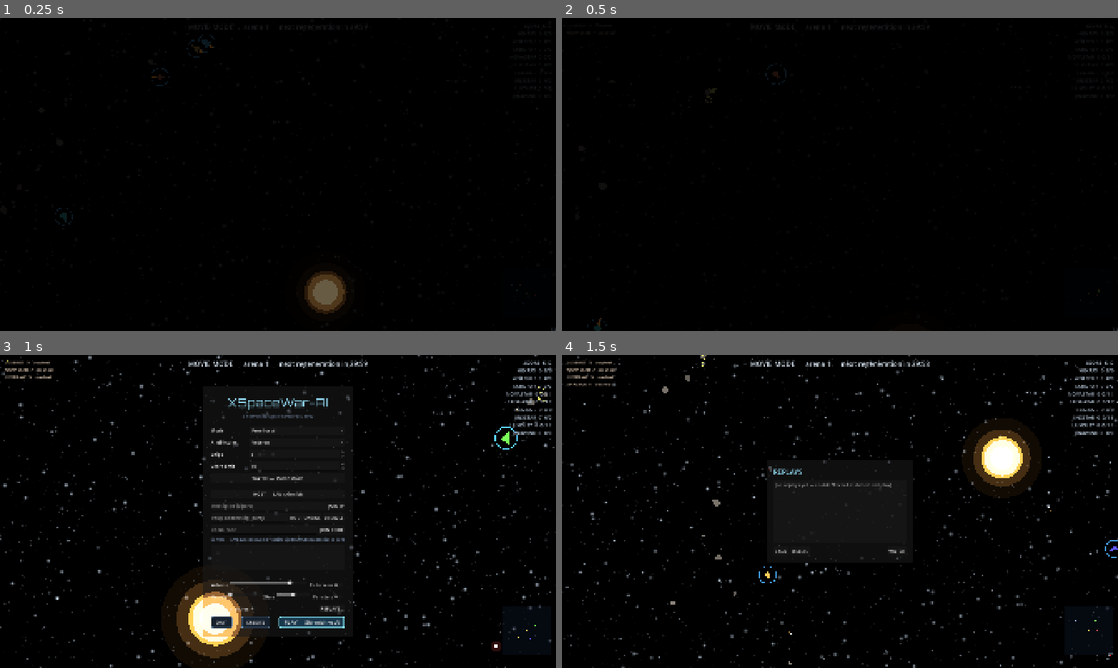
Above: before the commit, frames 1-4 (two rows, left to right).
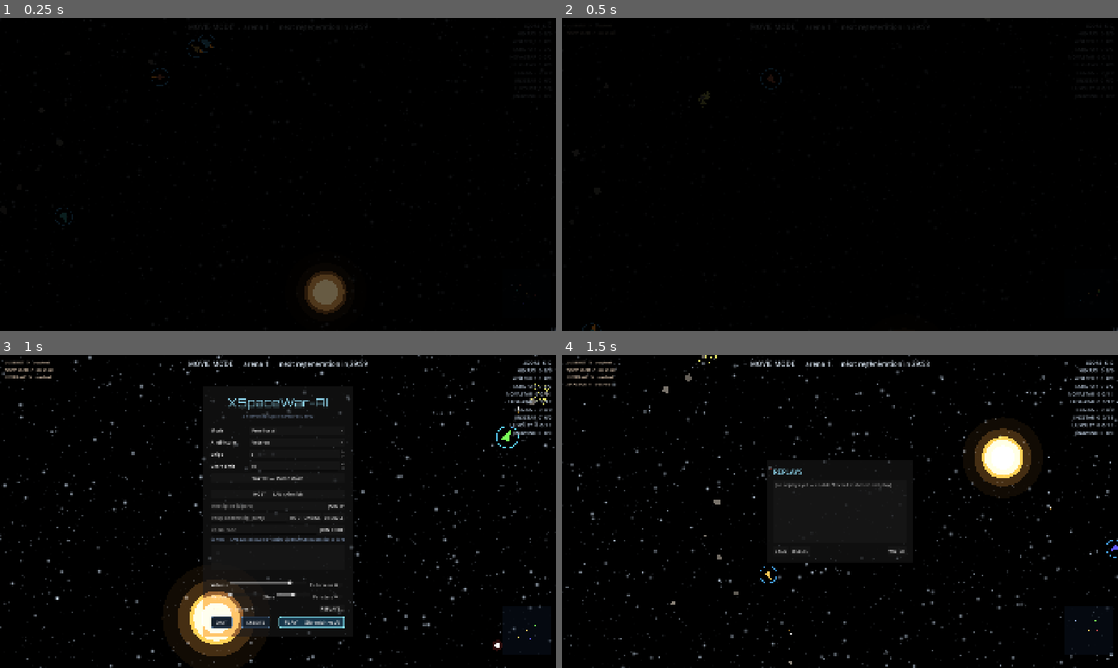
Above: after the commit, the same moments.

Repository: CryptoJones/XSpaceWar-AI
Game: Godot game, scene res://src/ui/main.tscn
Same seed, same stepped clock (60 frames per second), same inputs: the game is played once before the commit and once after it.
Inputs (mouse positions are in pixels of both pictures, inside the frame that each line leads up to):
- Up to frame 1 (0.25 s): no input
- Up to frame 2 (0.5 s): no input
- Up to frame 3 (1 s): tap Enter at 0.5 s; move the mouse to (400, 495) at 0.52 s; hold D from 0.53 s (still down); hold Enter from 0.53 s (still down); click (400, 495) at 0.67 s; tap Space at 0.77 s
- Up to frame 4 (1.5 s): release D at 1.25 s; release Enter at 1.25 s; click "REPLAYS…" at 1.25 s

Frame 1 is identical in both runs. In frame 2, 0.2% of the frame differs, in the area x 3-41%, y 14-100%; in frame 3, 0.4%, in the area x 1-99%, y 1-97%; in frame 4, 0.3%.

Commit message:
Game-feel pass: screen shake, kill popups, warning flashes, respawn overlay
- world_view.gd: camera shake on explosions/mine blasts (proximity
  falloff, fast decay, deterministic jitter from sim time); floating
  "+1 KILLER" popups drift up from each kill in the killer's color
- hud.gd: fuel bar pulses red with a LOW tag under 20%, ammo frame
  flashes when empty, and a big blinking center-screen RESPAWNING IN N
  countdown replaces the small banner text while you're dead

Co-Authored-By: Claude Fable 5 <noreply@anthropic.com>

Diff:
--- a/src/render/world_view.gd
+++ b/src/render/world_view.gd
@@ -39,6 +39,8 @@
 var _focus_b := -1
 var _focus_timer := 0.0
 var _match_over_seen := false
+var _shake := 0.0                   ## camera shake energy (decays)
+var _popups: Array[Dictionary] = [] ## floating kill texts: pos/vel/text/ttl/color
 
 const DUEL_SHOT_TIME := 7.0         ## seconds before the movie camera recuts
 
@@ -103,11 +105,16 @@
 				_thrusting[ev["ship"]] = true
 			"explosion":
 				_spawn_burst(ev["pos"], Color(2.4, 1.5, 0.5), 56, 420.0)
+				_add_shake(ev["pos"], 1.0)
 			"mine_explode":
 				_spawn_burst(ev["pos"], Color(2.6, 1.1, 0.25), 72, 520.0)
+				_add_shake(ev["pos"], 1.4)
 			"hyperspace":
 				_spawn_burst(ev["pos"], Color(0.7, 1.2, 2.4), 28, 240.0)
+			"kill":
+				_add_kill_popup(int(ev["killer"]), int(ev["victim"]))
 	_audio.update(dt, session.world)
+	_step_popups(dt)
 
 	_update_camera(dt)
 	if _bg_mat != null:
@@ -240,6 +247,15 @@
 	_camera.position = _camera.position.lerp(target_pos, k)
 	_cam_zoom = lerpf(_cam_zoom, target_zoom, k)
 	_camera.zoom = Vector2(_cam_zoom, _cam_zoom)
+
+	# Explosion shake: jitter the camera offset, energy decays fast.
+	if _shake > 0.2:
+		var tt := session.world.time * 70.0
+		_camera.offset = Vector2(sin(tt * 1.13), cos(tt * 0.97)) * _shake
+		_shake *= exp(-6.0 * dt)
+	else:
+		_camera.offset = Vector2.ZERO
+		_shake = 0.0
 	# Keep ships readable when the camera pulls back: hulls draw bigger than
 	# their (unchanged) physical radius, more so the further out we are.
 	_ship_vis_scale = clampf(1.6 * maxf(1.0, 0.55 / _cam_zoom), 1.6, 3.2)
@@ -275,6 +291,7 @@
 		if s.alive:
 			for off in _ghost_offsets(s.pos + s.render_pos_offset, wrap, half, 240.0):
 				_draw_ship(s, world.time, off)
+	_draw_popups()
 
 ## Offsets at which to additionally draw an entity so it appears on both sides
 ## of a toroidal wrap seam (corners produce three ghosts).
@@ -470,6 +487,43 @@
 	return {"poly": pts, "tail": tail}
 
 # --------------------------------------------------------------------------
+# Juice: shake + kill popups
+# --------------------------------------------------------------------------
+
+## More shake the closer the blast is to the camera's center of attention.
+func _add_shake(pos: Vector2, base: float) -> void:
+	var falloff := clampf(1.0 - pos.distance_to(_camera.position) / 1600.0, 0.0, 1.0)
+	_shake = minf(26.0, _shake + base * 16.0 * falloff)
+
+func _add_kill_popup(killer_id: int, victim_id: int) -> void:
+	var victim := session.world.ship_by_id(victim_id)
+	var killer := session.world.ship_by_id(killer_id)
+	if victim == null or killer == null:
+		return
+	var kname: String = session.ship_names.get(killer_id, "")
+	if killer_id == session.human_ship_id:
+		kname = "YOU"
+	elif kname == "":
+		kname = "BOT-%d" % killer_id
+	_popups.append({"pos": victim.pos, "vel": Vector2(0, -46), "ttl": 1.7,
+		"text": "+1  %s" % kname, "color": ship_color(killer)})
+
+func _step_popups(dt: float) -> void:
+	for p in _popups:
+		p["ttl"] = float(p["ttl"]) - dt
+		p["pos"] = (p["pos"] as Vector2) + (p["vel"] as Vector2) * dt
+	while not _popups.is_empty() and float(_popups[0]["ttl"]) <= 0.0:
+		_popups.pop_front()
+
+func _draw_popups() -> void:
+	for p in _popups:
+		var c: Color = p["color"]
+		c.a = clampf(float(p["ttl"]) / 0.6, 0.0, 1.0)
+		var sz := int(18.0 * clampf(_ship_vis_scale * 0.7, 1.0, 2.0))
+		draw_string(ThemeDB.fallback_font, (p["pos"] as Vector2) + Vector2(-60, 0),
+			String(p["text"]), HORIZONTAL_ALIGNMENT_CENTER, 120, sz, c)
+
+# --------------------------------------------------------------------------
 # Particles
 # --------------------------------------------------------------------------
 
--- a/src/ui/hud.gd
+++ b/src/ui/hud.gd
@@ -13,6 +13,7 @@
 var _feed_label: Label
 var _radar: Control
 var _arrows: Control
+var _respawn_label: Label
 var _feed: Array[Dictionary] = []   ## {"t": text, "ttl": seconds}
 var _seen_tick := -1
 var _seen_gen := -1
@@ -65,6 +66,14 @@
 	_arrows.mouse_filter = Control.MOUSE_FILTER_IGNORE
 	_arrows.draw.connect(_draw_arrows)
 	add_child(_arrows)
+
+	_respawn_label = _make_label(44, Color(1.0, 0.85, 0.4))
+	_respawn_label.set_anchors_preset(Control.PRESET_CENTER)
+	_respawn_label.grow_horizontal = Control.GROW_DIRECTION_BOTH
+	_respawn_label.grow_vertical = Control.GROW_DIRECTION_BOTH
+	_respawn_label.horizontal_alignment = HORIZONTAL_ALIGNMENT_CENTER
+	_respawn_label.visible = false
+	add_child(_respawn_label)
 
 	_radar = Control.new()
 	_radar.set_anchors_preset(Control.PRESET_BOTTOM_RIGHT)
@@ -100,6 +109,13 @@
 	_hint.visible = human != null
 	if human != null:
 		_bars.queue_redraw()
+	# Big center countdown while you're dead (skirmish only).
+	if human != null and not human.alive and not session.match_over:
+		_respawn_label.visible = true
+		_respawn_label.text = "RESPAWNING IN %d" % maxi(1, ceili(human.respawn_timer))
+		_respawn_label.modulate.a = 0.65 + 0.35 * sin(Time.get_ticks_msec() / 1000.0 * 6.0)
+	else:
+		_respawn_label.visible = false
 
 ## Resolve a ship id to what the local player should read.
 func _ship_name(id: int) -> String:
@@ -235,12 +251,8 @@
 		_banner.text = "MOVIE MODE — arena %d — next regeneration in %02d:%02d" \
 			% [session.generation, int(t) / 60, int(t) % 60]
 	else:
-		var mode_name := "TEAM BATTLE" if session.mode == GameSession.Mode.TEAM else "FREE-FOR-ALL"
-		var human := session.human_ship()
-		if human != null and not human.alive:
-			_banner.text = "%s — respawning in %.1f…" % [mode_name, maxf(0.0, human.respawn_timer)]
-		else:
-			_banner.text = mode_name
+		# (The respawn countdown gets its own big center overlay.)
+		_banner.text = "TEAM BATTLE" if session.mode == GameSession.Mode.TEAM else "FREE-FOR-ALL"
 
 func _update_scoreboard() -> void:
 	var lines: Array[String] = ["  SCORE  K  D"]
@@ -264,21 +276,32 @@
 	if human == null:
 		return
 	var cfg := session.world.config
-	# Fuel bar.
+	var pulse := 0.5 + 0.5 * sin(Time.get_ticks_msec() / 1000.0 * 8.0)
+	# Fuel bar (flashes red + LOW under 20%).
 	var w := 260.0
+	var low_fuel := human.fuel < cfg.max_fuel * 0.2
 	_bars.draw_string(ThemeDB.fallback_font, Vector2(0, 12), "FUEL",
 		HORIZONTAL_ALIGNMENT_LEFT, -1, 13, Color(0.7, 0.8, 0.9, 0.8))
 	_bars.draw_rect(Rect2(50, 2, w, 12), Color(1, 1, 1, 0.12))
 	var frac := clampf(human.fuel / cfg.max_fuel, 0.0, 1.0)
-	var fuel_col := Color(0.4, 1.0, 0.5) if frac > 0.3 else Color(1.0, 0.5, 0.3)
+	var fuel_col := Color(0.4, 1.0, 0.5)
+	if low_fuel:
+		fuel_col = Color(1.0, 0.25 + 0.35 * pulse, 0.2)
+	elif frac <= 0.3:
+		fuel_col = Color(1.0, 0.5, 0.3)
 	_bars.draw_rect(Rect2(50, 2, w * frac, 12), fuel_col)
-	# Ammo pips.
+	if low_fuel:
+		_bars.draw_string(ThemeDB.fallback_font, Vector2(50 + w + 8, 12), "LOW",
+			HORIZONTAL_ALIGNMENT_LEFT, -1, 13, Color(1.0, 0.3, 0.2, 0.5 + 0.5 * pulse))
+	# Ammo pips (frame flashes when empty).
 	_bars.draw_string(ThemeDB.fallback_font, Vector2(0, 36), "AMMO",
 		HORIZONTAL_ALIGNMENT_LEFT, -1, 13, Color(0.7, 0.8, 0.9, 0.8))
 	var pip_w := w / float(cfg.max_ammo)
 	for i in range(cfg.max_ammo):
 		var c := Color(1.0, 0.9, 0.4) if i < human.ammo else Color(1, 1, 1, 0.10)
 		_bars.draw_rect(Rect2(50 + i * pip_w, 26, pip_w - 2.0, 12), c)
+	if human.ammo == 0:
+		_bars.draw_rect(Rect2(49, 25, w + 2, 14), Color(1.0, 0.3, 0.2, 0.3 + 0.5 * pulse), false, 1.5)
 	# Mine pips.
 	_bars.draw_string(ThemeDB.fallback_font, Vector2(0, 60), "MINE",
 		HORIZONTAL_ALIGNMENT_LEFT, -1, 13, Color(0.7, 0.8, 0.9, 0.8))
